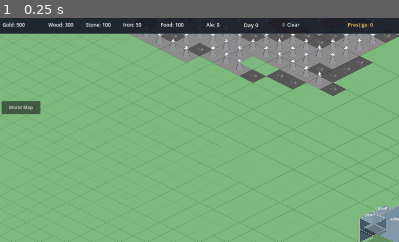
Above: before the commit, frame 1.
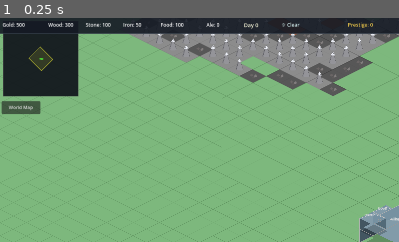
Above: after the commit, the same moment.

Repository: brotherphilip/sovereigns-reach
Game: Godot game, scene res://view/cityview/CityViewScene.tscn
The game is run twice, just before and just after one commit, with the same random seed, the same clock (stepped at 60 frames per second) and the same inputs. This scene is started directly instead of the project's main scene.
Inputs:
- Up to frame 1 (0.25 s): no input
The pictures show only the part of the screen within x 0-50%, y 0-50%; the shares and areas given below are measured in that part.

The runs differ from the first frame. In frame 1, 5.4% of the frame differs, in the area x 0-20%, y 7-36%.
Error before the commit: Parse Error: Invalid argument for "draw_circle()" function: argument 1 should be "Vector2" but is "float". (res://view/micro/Minimap.gd:110)

Commit message:
Fix Minimap draw_circle calls (Godot 3 → 4 API) breaking the city view
view/micro/Minimap.gd called draw_circle(x, y, radius, color) — the Godot 3
signature. In Godot 4 it is draw_circle(Vector2, radius, color), so the script
failed to compile, cascading to CityViewScene and breaking the entire in-game
city view at runtime.

Headless unit tests (no view scripts) and a menu-only boot never loaded Minimap,
so this slipped through. Found by actually launching the gameplay scene with
rendering. Verified post-fix: CityViewScene and all scenes load with zero script
errors, and place-building / recruit commands work end-to-end (a recruited unit
correctly enters the training queue) in the live scene.

Co-Authored-By: Claude Opus 4.8 <noreply@anthropic.com>

Diff:
--- a/view/micro/Minimap.gd
+++ b/view/micro/Minimap.gd
@@ -107,7 +107,7 @@
 			var px: float = MARGIN + gx * scale_x
 			var py: float = MARGIN + gy * scale_y
 			var col: Color = Color(0.2, 0.8, 0.2, 0.8)
-			draw_circle(px + scale_x * 0.5, py + scale_y * 0.5, 2.0, col)
+			draw_circle(Vector2(px + scale_x * 0.5, py + scale_y * 0.5), 2.0, col)
 
 	for faction in GameState.ai_factions:
 		if not faction is Dictionary: continue
@@ -119,7 +119,7 @@
 			var px: float = MARGIN + gx * scale_x
 			var py: float = MARGIN + gy * scale_y
 			var col: Color = Color(0.8, 0.2, 0.2, 0.8)
-			draw_circle(px + scale_x * 0.5, py + scale_y * 0.5, 2.0, col)
+			draw_circle(Vector2(px + scale_x * 0.5, py + scale_y * 0.5), 2.0, col)
 
 func _draw_units() -> void:
 	if GameState.players.is_empty(): return
@@ -136,7 +136,7 @@
 			var px: float = MARGIN + gx * scale_x
 			var py: float = MARGIN + gy * scale_y
 			var col: Color = Color(0.4, 1.0, 0.4, 0.9)
-			draw_circle(px + scale_x * 0.5, py + scale_y * 0.5, 1.5, col)
+			draw_circle(Vector2(px + scale_x * 0.5, py + scale_y * 0.5), 1.5, col)
 
 	for faction in GameState.ai_factions:
 		if not faction is Dictionary: continue
@@ -148,7 +148,7 @@
 			var px: float = MARGIN + gx * scale_x
 			var py: float = MARGIN + gy * scale_y
 			var col: Color = Color(1.0, 0.4, 0.4, 0.9)
-			draw_circle(px + scale_x * 0.5, py + scale_y * 0.5, 1.5, col)
+			draw_circle(Vector2(px + scale_x * 0.5, py + scale_y * 0.5), 1.5, col)
 
 func _draw_viewport_rect() -> void:
 	if _camera == null: return
Not shown, added: icon.svg.import
